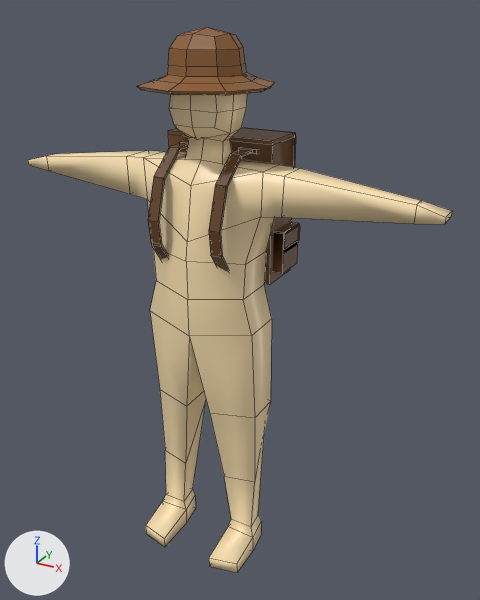
Renders of the FBX model Assets/3D Models/luu_kevin_project3b.fbx from each side of a commit.
Before and after are seen from a 50 mm lens placed at (4.27, -6.88, 7.56), pointed at (0.3, 0.34, 3.95). The axes (+X, +Y, +Z) are drawn at lower left. The lights are the same throughout. Mesh edges are drawn as thin lines. Where no turn or scale is listed for an object, it has been applied to the vertices. Vertices at the same position are counted once.
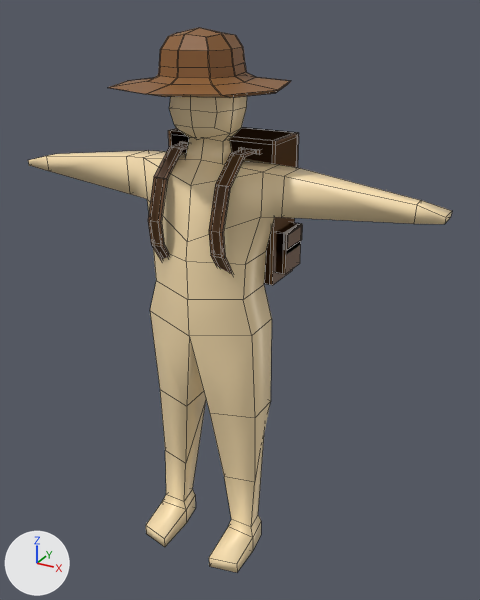
What changed in the scene script:
```text
Change me_cube_003:
    used by ob_cube; location = (-0.04, 0.0, 0.0)
    remove me_cube_003.from_pydata(...)  # 143 vertices, 138 faces; spans x -2.96..2.96, y -0.69..0.65, z 0.13..6.97
    add me_cube_003.from_pydata(...)  # 615 vertices, 574 faces; spans x -2.96..2.96, y -1.07..1.18, z 0.13..7.35
    me_cube_003 part 1: 440 vertices added at x -1.03..1.03, y -1.07..1.18, z 4.22..7.35
    me_cube_003 part 2: the surface is now shaded flat
    add me_cube_003.materials.append(mat_material_002)  # brown #8b5c2d
    add me_cube_003.materials.append(mat_material_001)  # brown #654321
Remove ob_cube_002:
    ob_cube_002 = bpy.data.objects.new('Cube.002', me_cube_002)
    ob_cube_002.location = (-0.03, 0.14, 7.19)
Remove ob_cube_001:
    ob_cube_001 = bpy.data.objects.new('Cube.001', me_cube_001)
    ob_cube_001.location = (-0.06, 0.74, 5.13)
```

Location of each change, [x1, y1, x2, y2] in pixels of the pictures (480 x 600 px):
'Cube', reshaped (14% taller)
    before: [28, 93, 452, 573]
    after: [28, 28, 452, 573]
'Cube.001', deleted (brown)
    before: [148, 127, 300, 285]
'Cube.002', deleted (brown)
    before: [137, 27, 274, 95]
part 1 of me_cube_003, added (brown)
    after: [108, 28, 302, 285]
